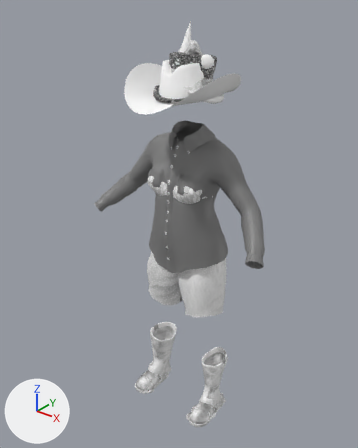
The glTF model public/riders/extras_f.glb, before and after one commit.
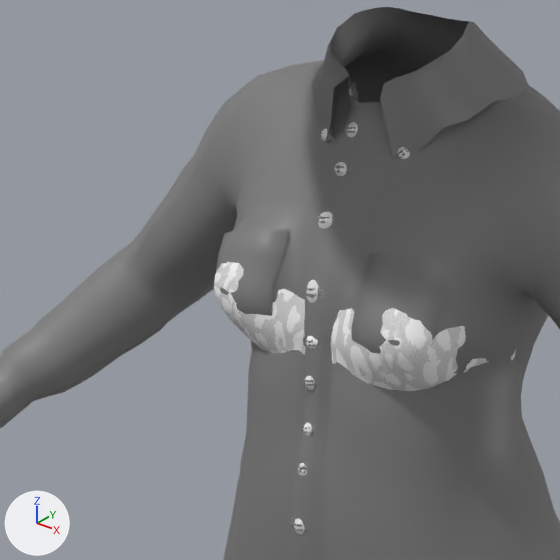
The first picture shows the older version from a 50 mm camera at (1.205, -1.6, 1.905) aimed at (-0.034, -0.052, 0.945). The close-ups show the older and then the newer version on the part from 28% to 62% of the width and 27% to 54% of the height of that picture. Only the edits that show in the close-ups are written down. The axes (+X, +Y, +Z) are drawn at lower left. The lights are the same throughout.

In view in the first close-up: 'top_bikini', 'top_western'.
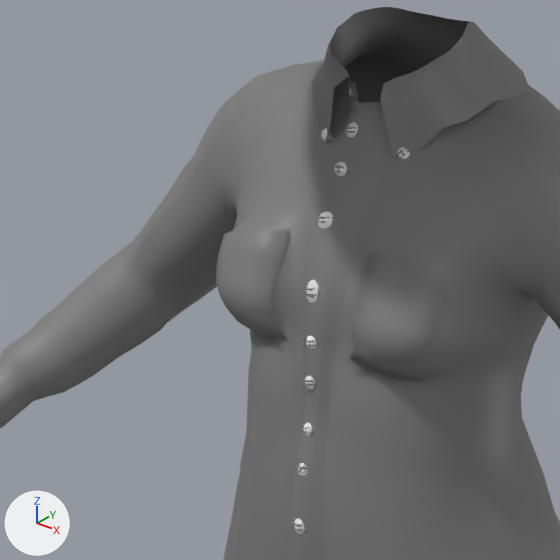
The edits, one by one:
Object 'top_bikini' (ob_top_bikini) is deleted.

Where the change shows, as pixel boxes [x1, y1, x2, y2] in the close-ups (560 x 560 px):
'top_bikini', deleted
    before: [214, 262, 516, 391]
